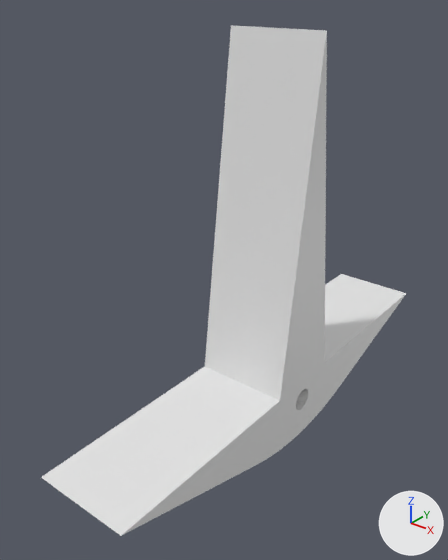
Before and after pictures for a commit that changed the glTF model marbleTowerFinalRockerBottom.glb.
Before and after are seen from a camera (50 mm lens) standing at (3.27, -4.82, 4.1) and looking at (-0.27, -0.39, 1.35). The lights are fixed; the arrows at lower right show +X, +Y and +Z.

In view in the first picture: 'rockerBottom', 'rockerTop'.
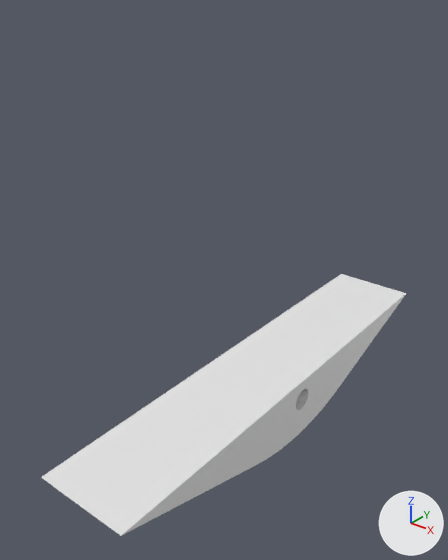
What differs and where, as boxes (x1, y1, x2, y2) in the pictures (448 x 560 px):
'rockerTop', deleted: before (205, 25, 327, 401)

What changed in the scene script:
```text
Remove ob_rockertop:
    ob_rockertop = bpy.data.objects.new('rockerTop', me_rockertop)
    ob_rockertop.location = (0.0, 0.0, 0.0)
```
